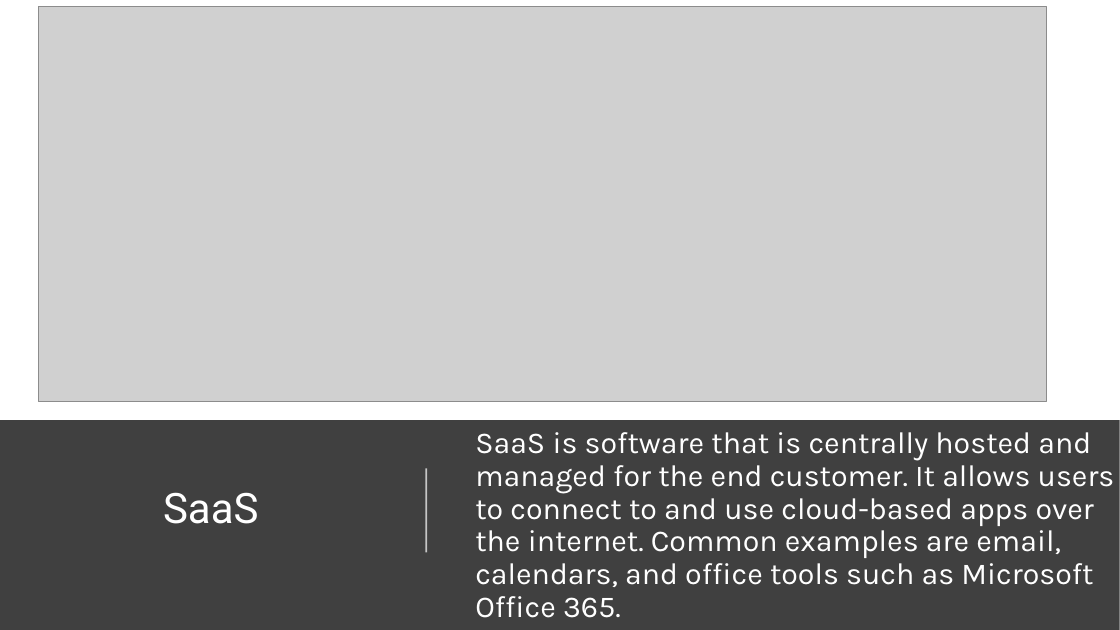
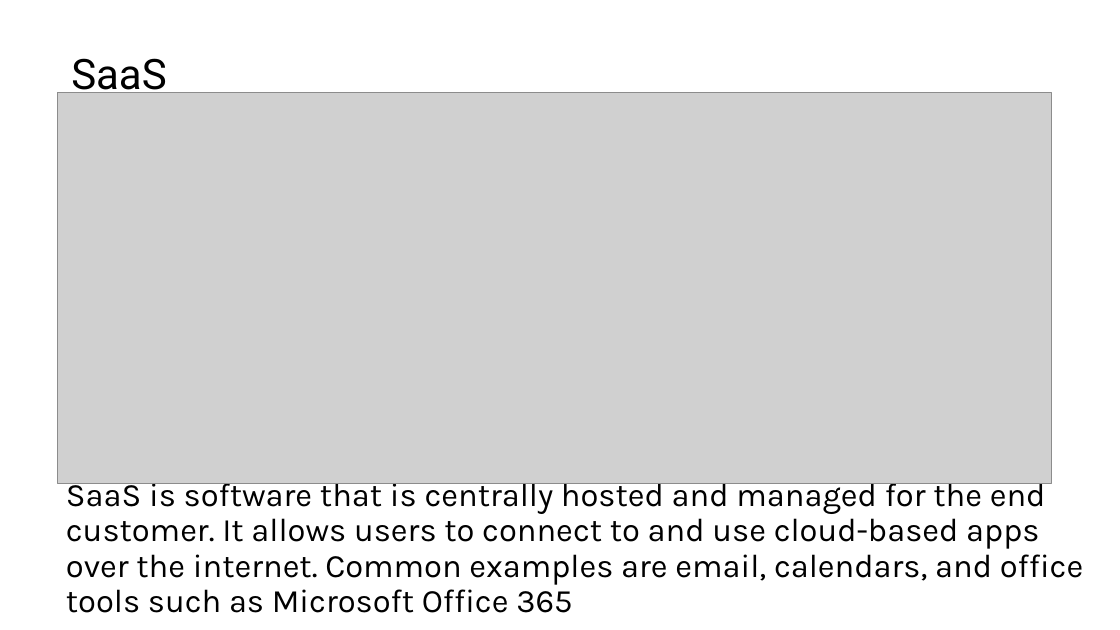
Before and after one commit to eamonnk/azfund, a slide deck: slide 20 of Templates/PPTs and pdfs released apr 2019/AZ-900T01 Microsoft Azure Fundamentals-01.pptx. Drawn at 1120x630 pixels with LibreOffice and Linux fonts; fonts in the diff are those of the drawing; grey boxes stand for pictures. Boxes give left, top, right and bottom in pixels: in the first picture for what was removed or moved away, otherwise in the second. Text is boxed around its words. In the diff, an @@ line names an element or a change of style, - is before the commit and + after.

```diff
--- a/Templates/PPTs and pdfs released apr 2019/AZ-900T01 Microsoft Azure Fundamentals-01.pptx
+++ b/Templates/PPTs and pdfs released apr 2019/AZ-900T01 Microsoft Azure Fundamentals-01.pptx
@@ title "SaaS": place and size @@
-title "SaaS" at [163,492,258,524]
+title "SaaS" at [71,58,166,100]
@@ title "SaaS" at [71,58,166,100]: text colour #FFFFFF to #000000; alignment centre to left @@
@@ picture: place and size @@
-picture at [39,6,1047,402]
+picture at [58,92,1053,483]
@@ rectangle removed at [0,420,1120,630] @@
@@ text "SaaS is software that is ...": place and size @@
-text "SaaS is software that is ..." at [475,432,1115,618]
+text "SaaS is software that is ..." at [66,477,1083,613]
@@ text "SaaS is software that is ..." at [66,477,1083,613]: size 26 to 28 pt, text colour #FFFFFF to #000000; vertical alignment middle to top @@
@@ line removed from (426, 553) to (426, 469) @@
```
Also in this commit, not shown: 5 other slides changed, 1 other file.
